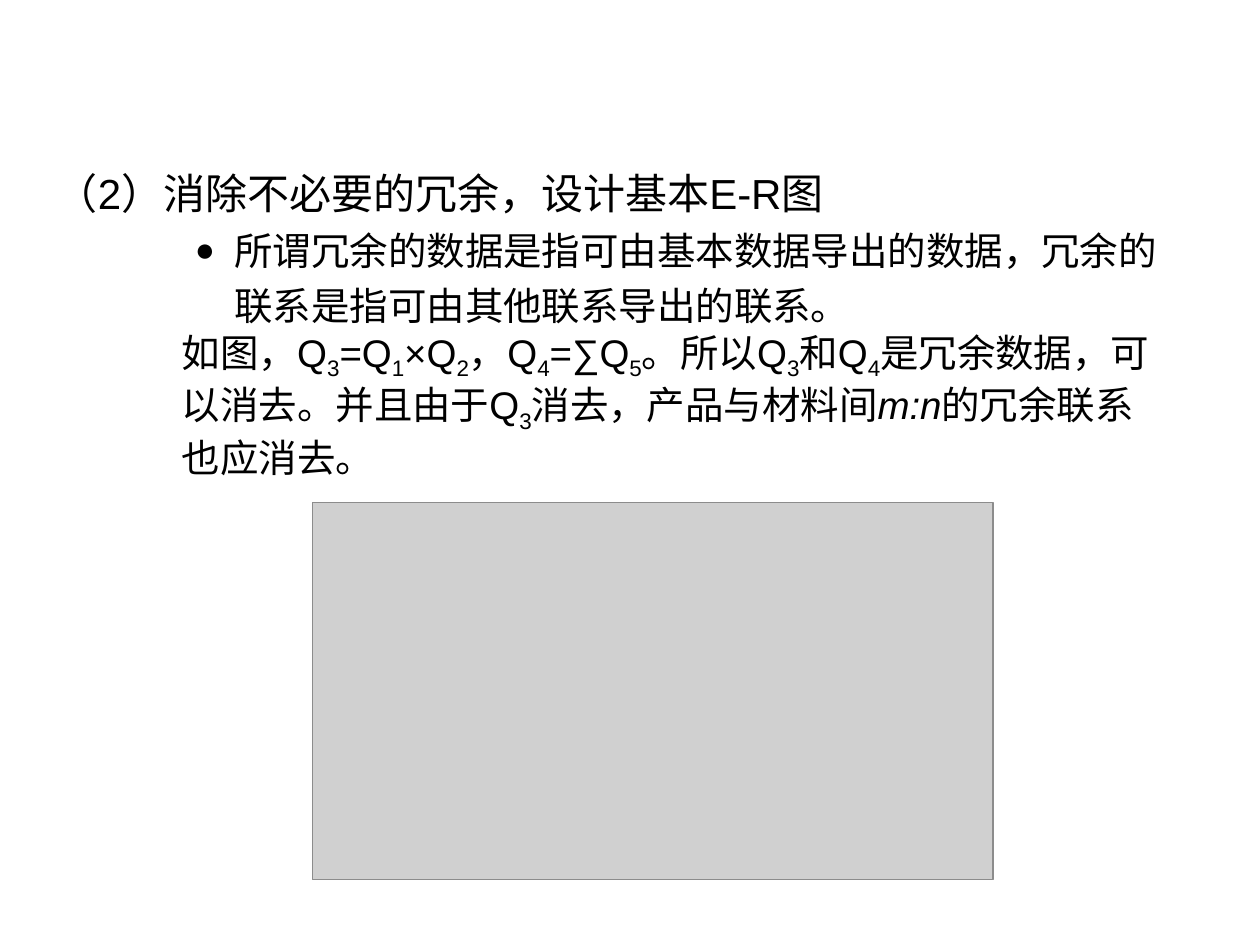
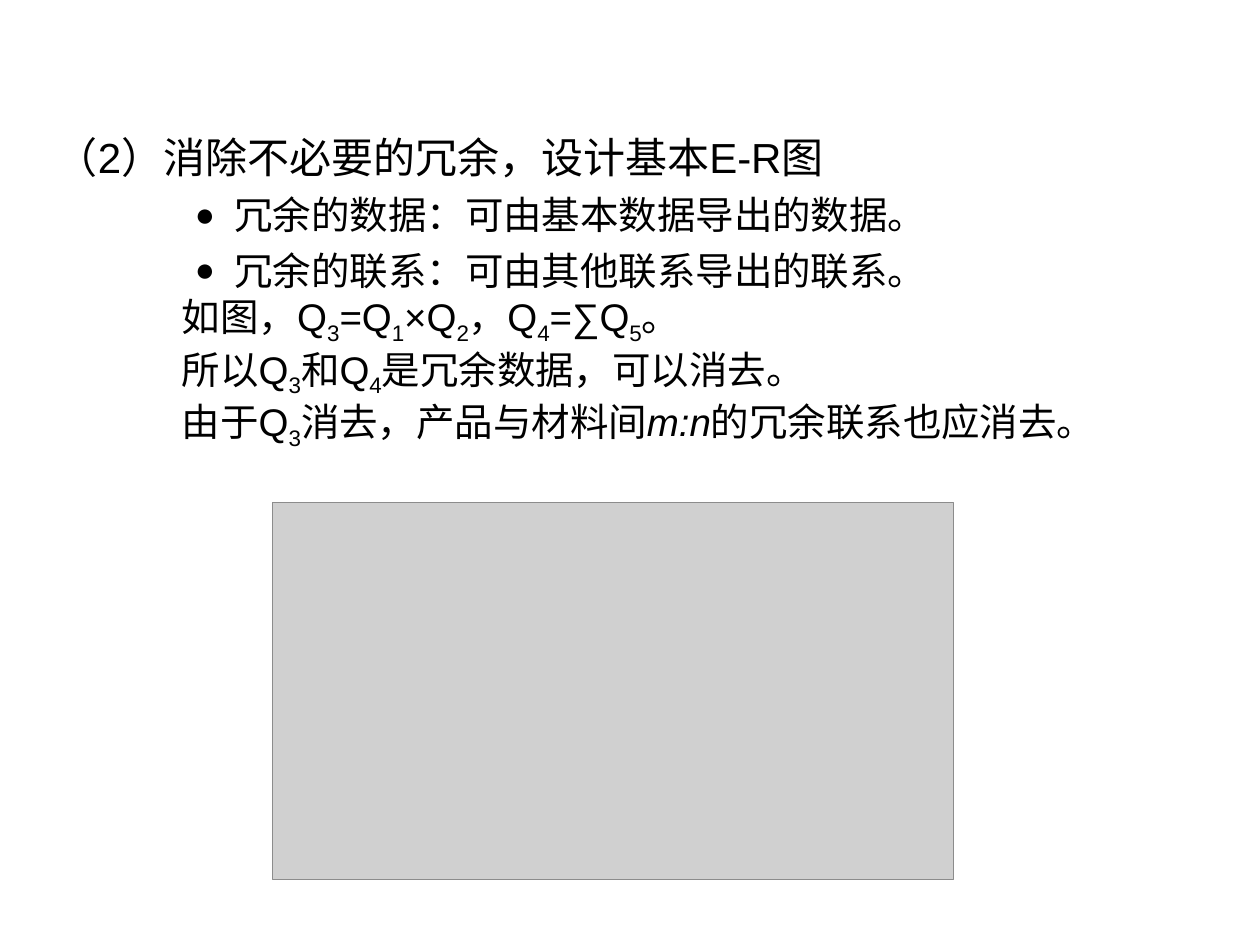
Before and after one commit to HBU/DataBase, a slide deck: slide 58 of PPT/PPT2020/DB第07章（1）.pptx (slide 59 before the commit). Drawn at 1260x945 pixels with LibreOffice and Linux fonts; fonts in the diff are those of the drawing; grey boxes stand for pictures; background and template pictures are left out. Boxes give left, top, right and bottom in pixels: in the first picture for what was removed or moved away, otherwise in the second. Text is boxed around its words. In the diff, an @@ line names an element or a change of style, - is before the commit and + after.

```diff
--- a/PPT/PPT2020/DB第07章（1）.pptx
+++ b/PPT/PPT2020/DB第07章（1）.pptx
@@ text "（2）消除不必要的冗余，设计基本E-R图": place and size @@
-text "（2）消除不必要的冗余，设计基本E-R图" at [56,173,1156,475]
+text "（2）消除不必要的冗余，设计基本E-R图" at [56,137,1095,444]
@@ text at [182,196,1095,444]: text changed @@
-    ● 所谓冗余的数据是指可由基本数据导出的数据，冗余的联系是指可由其他联系导出的联系。
-    如图，Q3=Q1×Q2，Q4=∑Q5。所以Q3和Q4是冗余数据，可以消去。并且由于Q3消去，产品与材料间m:n的冗余联系也应消去。
+    ● 冗余的数据：可由基本数据导出的数据。
+    ● 冗余的联系：可由其他联系导出的联系。
+    如图，Q3=Q1×Q2，Q4=∑Q5。
+    所以Q3和Q4是冗余数据，可以消去。
+    由于Q3消去，产品与材料间m:n的冗余联系也应消去。
@@ picture: place and size @@
-picture at [312,503,993,881]
+picture at [273,503,954,881]
```
Also in this commit, not shown: 26 other slides changed, 1 slide removed, 2 other files.
